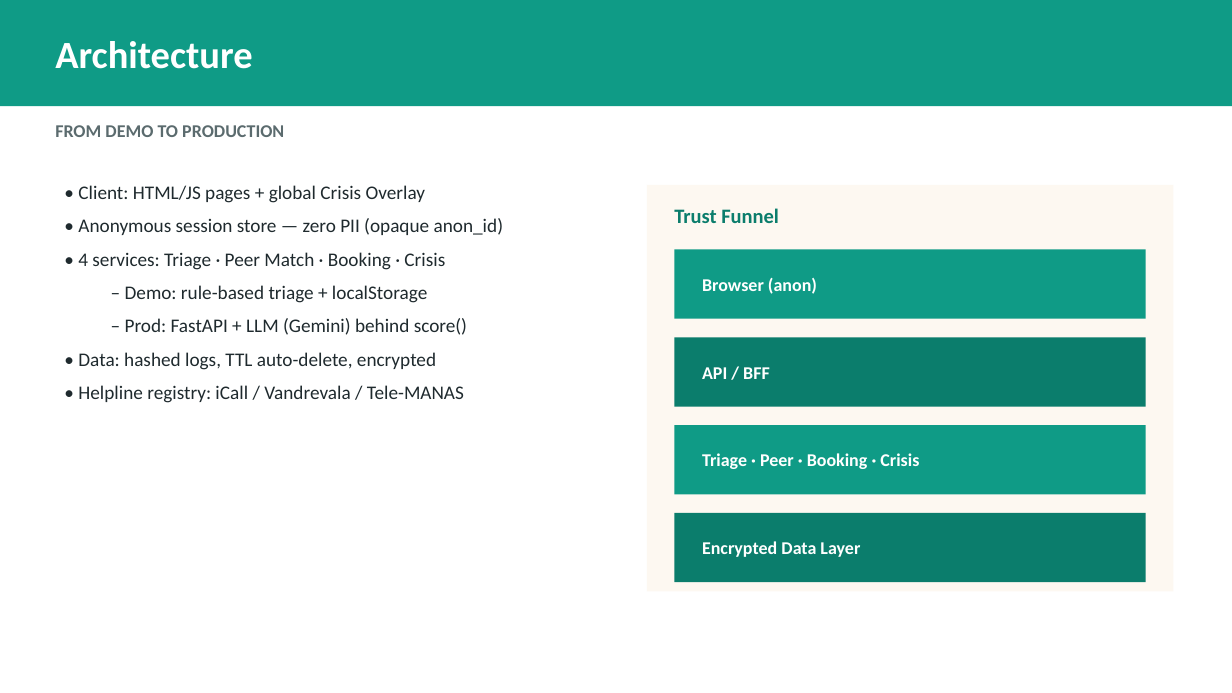
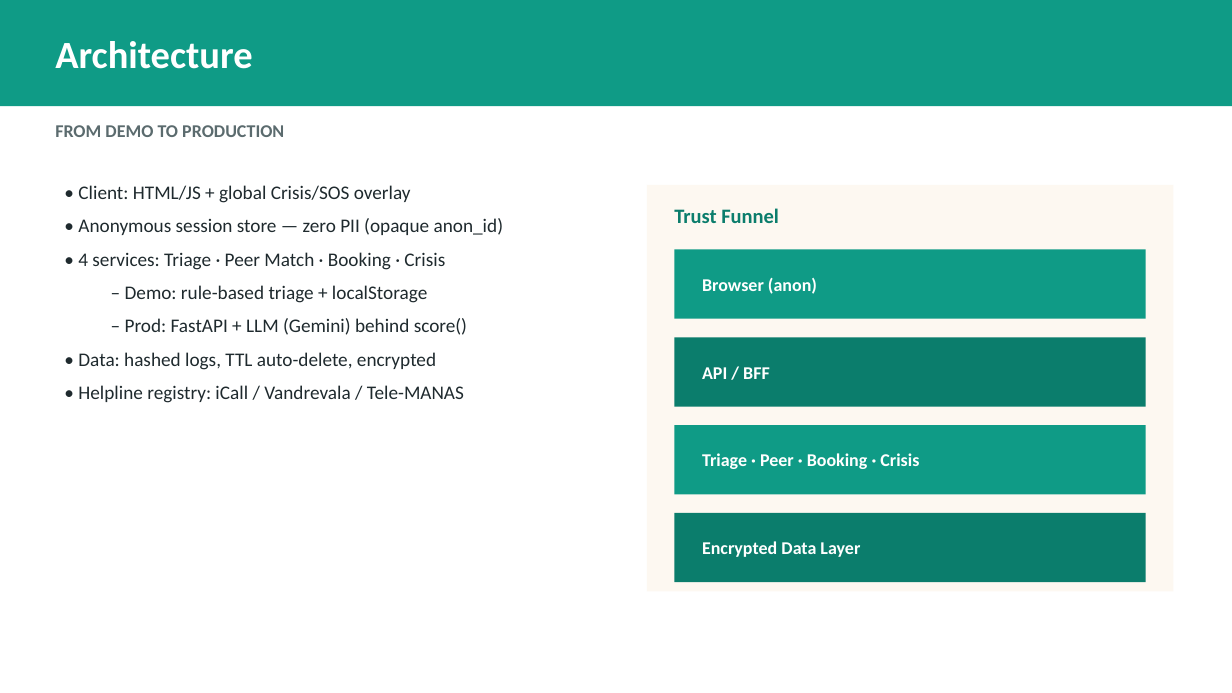
Before and after one commit to mellowpraful/vistaraz-site, a slide deck: slide 7 of pitch/MANNMITRA.pptx (slide 6 before the commit). Drawn at 1232x693 pixels with LibreOffice and Linux fonts; fonts in the diff are those of the drawing. Boxes give left, top, right and bottom in pixels: in the first picture for what was removed or moved away, otherwise in the second. Text is boxed around its words. In the diff, an @@ line names an element or a change of style, - is before the commit and + after.

```diff
--- a/pitch/MANNMITRA.pptx
+++ b/pitch/MANNMITRA.pptx
@@ text at [78, 185, 411, 203]: text changed @@
-• Client: HTML/JS pages + global Crisis Overlay
+• Client: HTML/JS + global Crisis/SOS overlay
```
Also in this commit, not shown: 5 other slides changed, 3 slides added, 5 other files.
